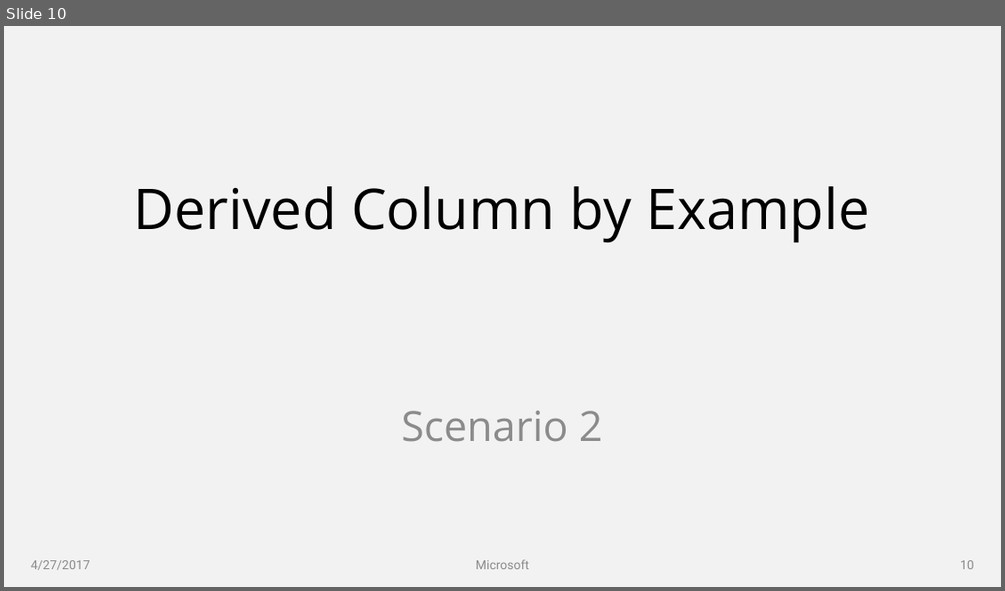
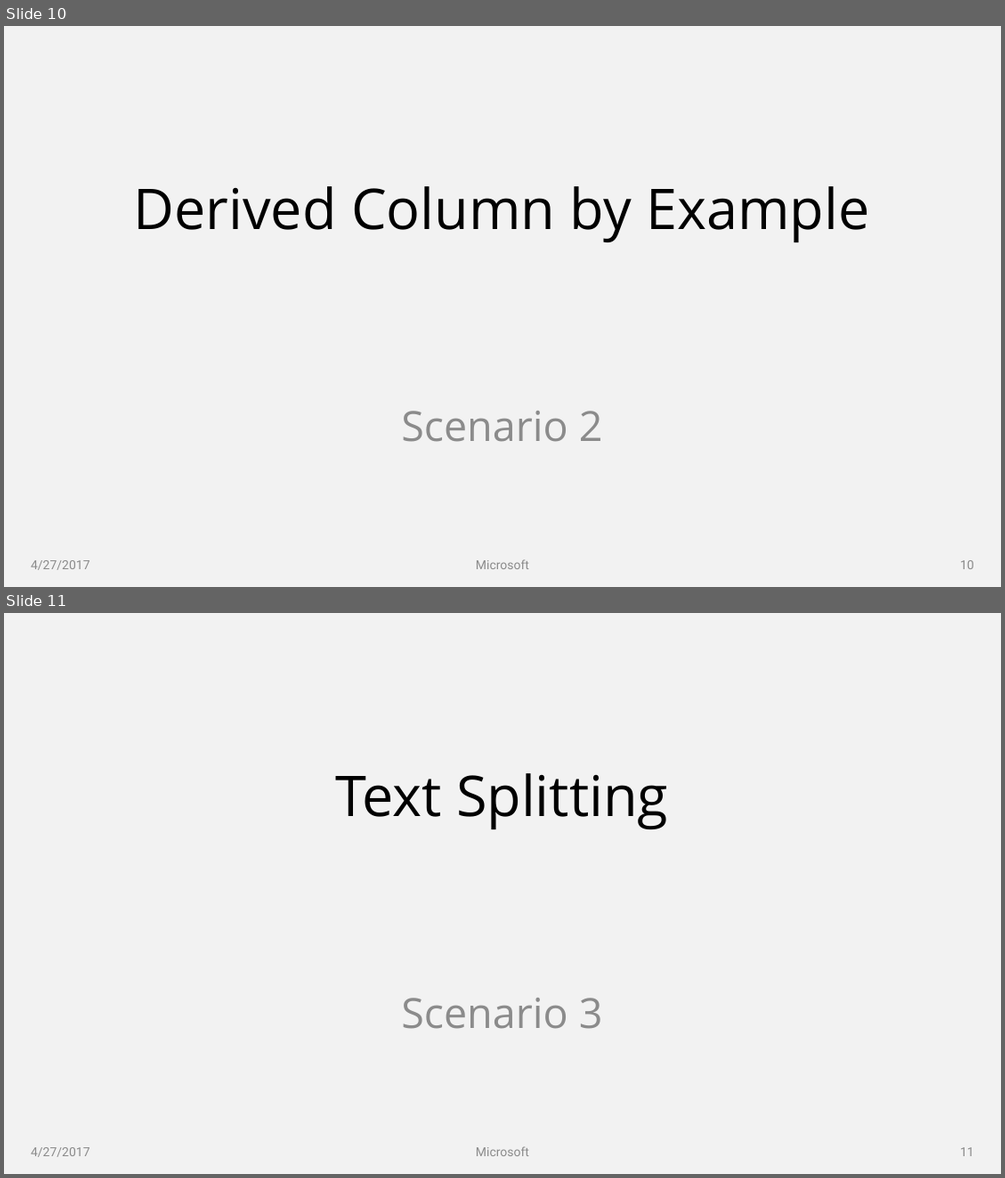
Before and after one commit to microsoft/prose, a slide deck: Slides/Tutorial1.pptx. Shown one above the other, each under a label of ours: slide 10 before the commit, slides 10 and 11 after it. The pictures are 1005x591 and 1005x1178 pixels, drawn with LibreOffice and Linux fonts; fonts in the diff are those of the drawing. Boxes give left, top, right and bottom in pixels: in the first picture for what was removed or moved away, otherwise in the second. Text is boxed around its words. In the diff, an @@ line names an element or a change of style, - is before the commit and + after.

```diff
--- a/Slides/Tutorial1.pptx
+++ b/Slides/Tutorial1.pptx
@@ slide 11 added at [4, 613, 1001, 1174], background #F2F2F2 @@
@@ title added at [335, 773, 668, 829], 54 pt, text #000000 @@
+Text Splitting
@@ text added at [401, 997, 603, 1029], 40 pt, text #8C8C8C @@
+Scenario 3
@@ text added at [476, 1146, 529, 1156], 12 pt, text #8C8C8C @@
+Microsoft
@@ text added at [31, 1147, 90, 1157], 12 pt, text #8C8C8C @@
+4/27/2017
@@ page number added at [960, 1147, 974, 1156], 12 pt, text #8C8C8C @@
+11
```
Also in this commit, not shown: 13 other slides changed, 1 other slide added, 1 other file.
